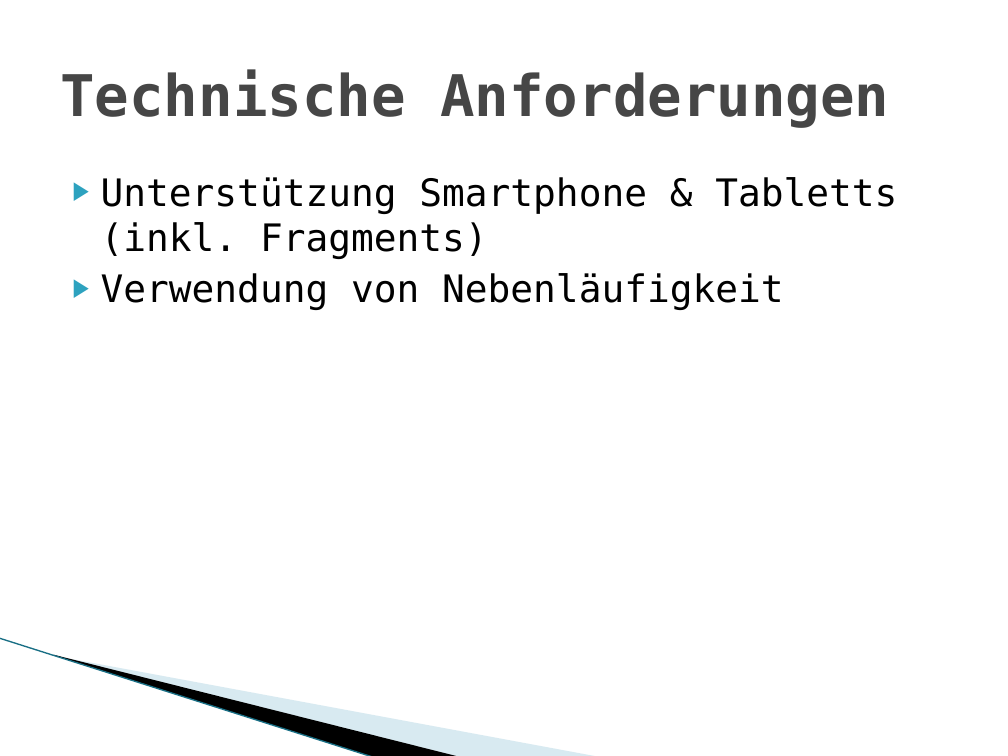
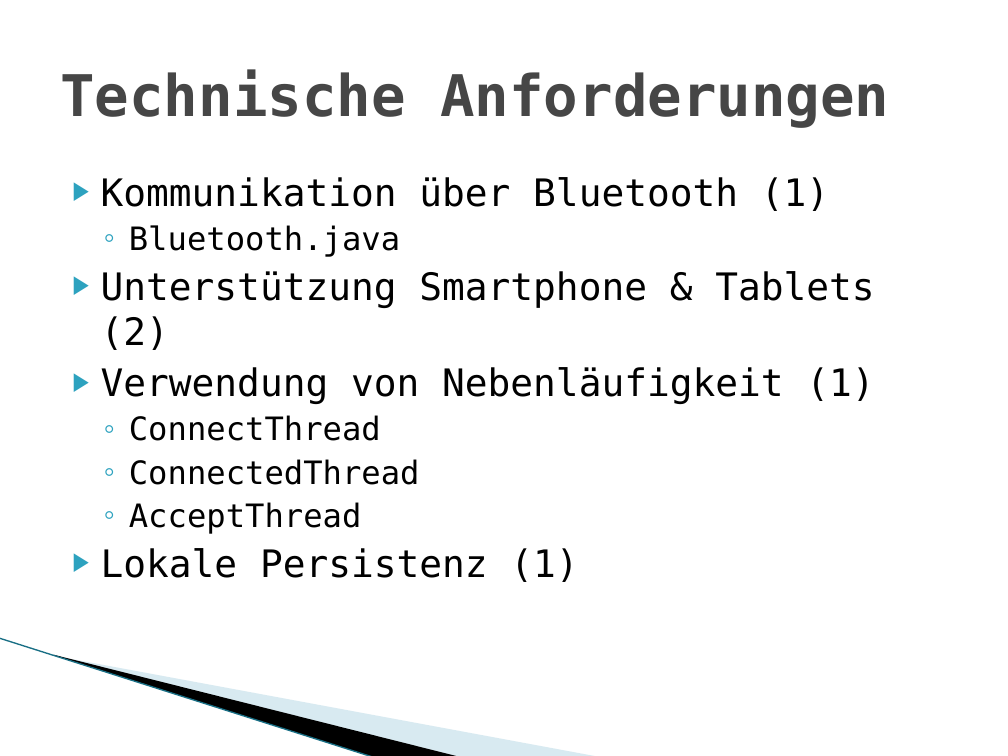
Before and after one commit to AlexFireBirds/SumoRemoteControl, a slide deck: slide 3 of Praesentation.pptx. Drawn at 1008x756 pixels with LibreOffice and Linux fonts; fonts in the diff are those of the drawing; background and template pictures are left out. Boxes give left, top, right and bottom in pixels: in the first picture for what was removed or moved away, otherwise in the second. Text is boxed around its words. In the diff, an @@ line names an element or a change of style, - is before the commit and + after.

```diff
--- a/Praesentation.pptx
+++ b/Praesentation.pptx
@@ text at <box>101,177,874,582</box>: text changed @@
-▶ Unterstützung Smartphone & Tabletts (inkl. Fragments)
-▶ Verwendung von Nebenläufigkeit
+▶ Kommunikation über Bluetooth (1)
+  ◦ Bluetooth.java
+▶ Unterstützung Smartphone & Tablets (2)
+▶ Verwendung von Nebenläufigkeit (1)
+  ◦ ConnectThread
+  ◦ ConnectedThread
+  ◦ AcceptThread
+▶ Lokale Persistenz (1)
```
Also in this commit, not shown: 1 other slide changed, 1 slide added, 1 slide removed.
